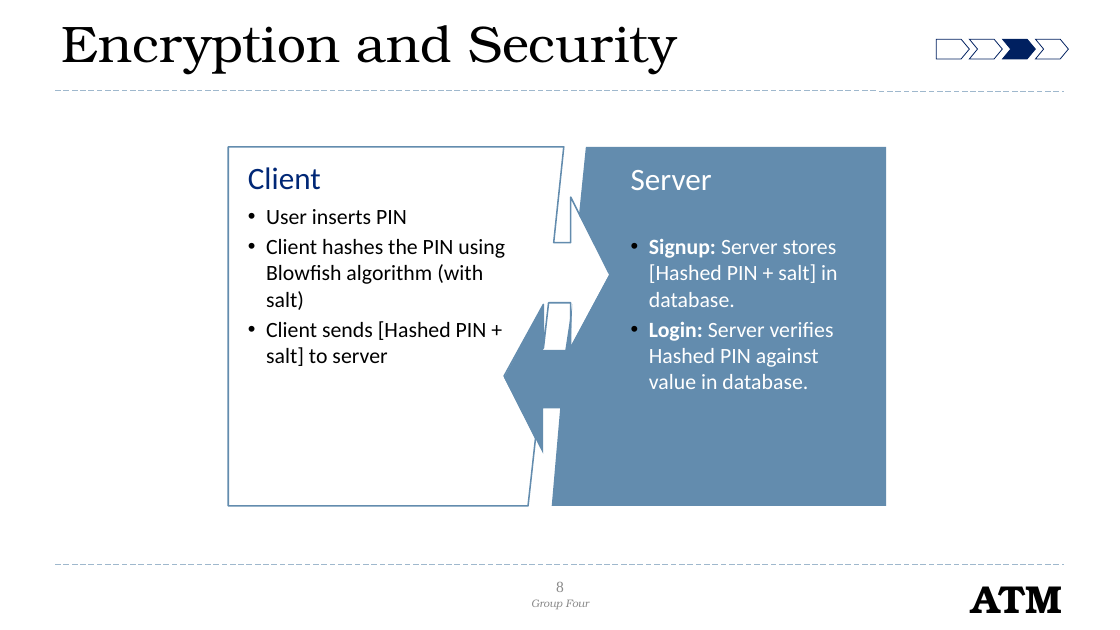
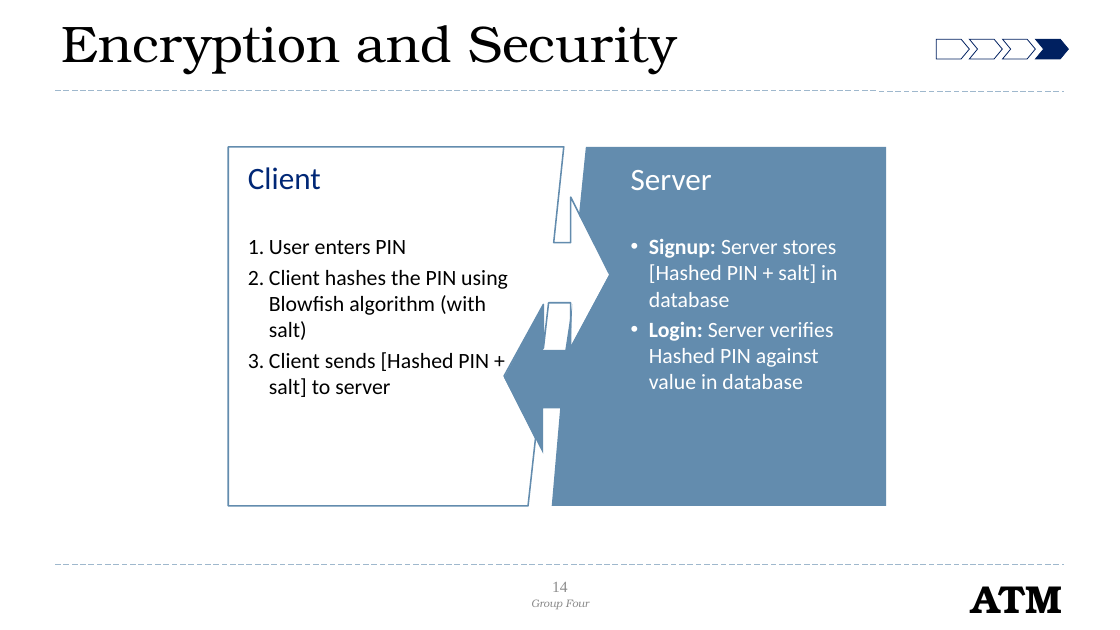
Before and after one commit to mari-husain/csharp-atm, a slide deck: slide 14 of Other/C# Project.pptx (slide 8 before the commit). Drawn at 1120x630 pixels with LibreOffice and Linux fonts; fonts in the diff are those of the drawing; background and template pictures are left out. Boxes give left, top, right and bottom in pixels: in the first picture for what was removed or moved away, otherwise in the second. Text is boxed around its words. In the diff, an @@ line names an element or a change of style, - is before the commit and + after.

Commit message:
Made some updates
updated:
rearranged sections
expanded deck skeleton
added a Heroku slide to database section
added a slide to encryption section

```diff
--- a/Other/C# Project.pptx
+++ b/Other/C# Project.pptx
@@ chevron at box(1002, 39, 1035, 59): fill #002060 to none @@
@@ chevron at box(1036, 39, 1068, 59): fill none to #002060 @@
@@ text at box(649, 239, 837, 389): text changed @@
-• Signup: Server stores [Hashed PIN + salt] in database.
-• Login: Server verifies Hashed PIN against value in database.
+• Signup: Server stores [Hashed PIN + salt] in database
+• Login: Server verifies Hashed PIN against value in database
@@ text at box(269, 240, 406, 254): text changed @@
-• User inserts PIN
+1. User enters PIN
@@ text at box(269, 270, 508, 397): bullet • to 1. @@
@@ page number at box(552, 582, 568, 592): text changed @@
-8
+14
```
Also in this commit, not shown: 5 other slides changed, 5 slides added.
